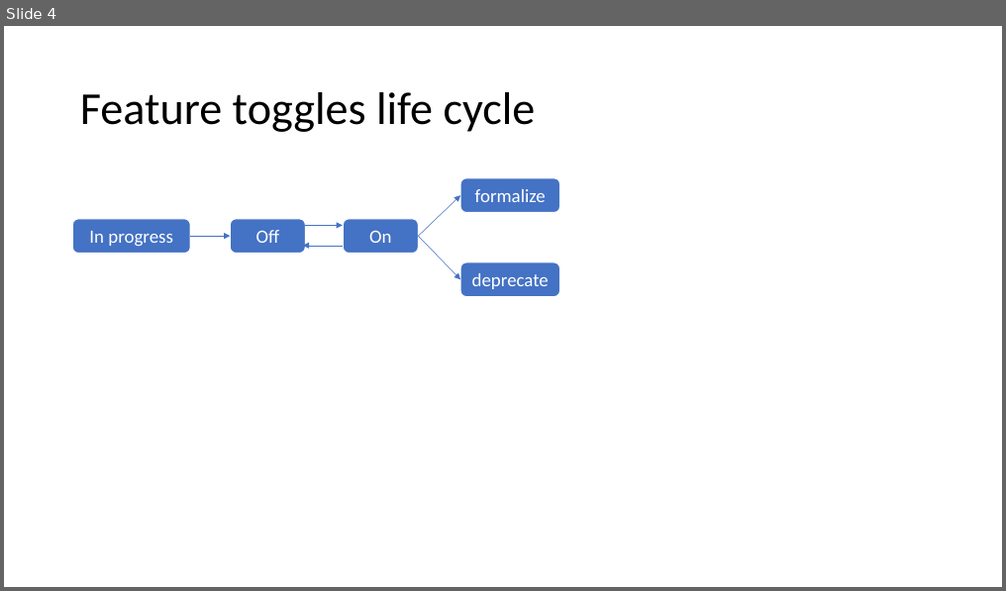
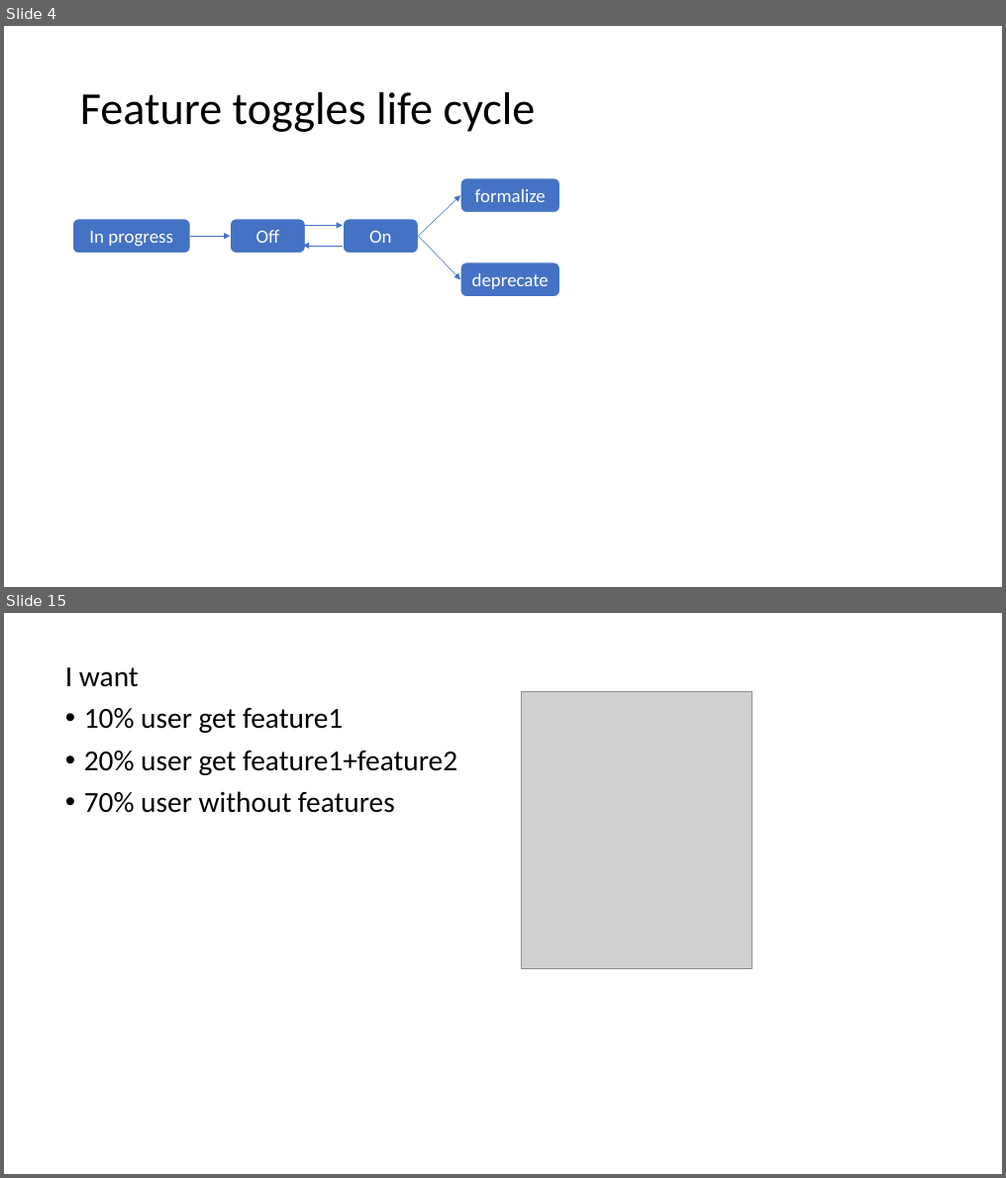
Before and after one commit to chaiyilin/featureToggling, a slide deck: featureToggles.pptx. Shown one above the other, each under a label of ours: slide 4 before the commit, slides 4 and 15 after it; the slides between them are not shown. The pictures are 1006x591 and 1006x1178 pixels, drawn with LibreOffice and Linux fonts; fonts in the diff are those of the drawing; grey boxes stand for pictures. Boxes give left, top, right and bottom in pixels: in the first picture for what was removed or moved away, otherwise in the second. Text is boxed around its words. In the diff, an @@ line names an element or a change of style, - is before the commit and + after.

```diff
--- a/featureToggles.pptx
+++ b/featureToggles.pptx
@@ slide 15 added at (x1=4, y1=613, x2=1002, y2=1174), background #FFFFFF @@
@@ text added at (x1=65, y1=667, x2=457, y2=813), 28 pt, text #000000 @@
+I want
+• 10% user get feature1
+• 20% user get feature1+feature2
+• 70% user without features
@@ picture added at (x1=522, y1=691, x2=751, y2=969) @@
```
Also in this commit, not shown: 3 slides changed, 13 other slides added, 4 slides removed.
